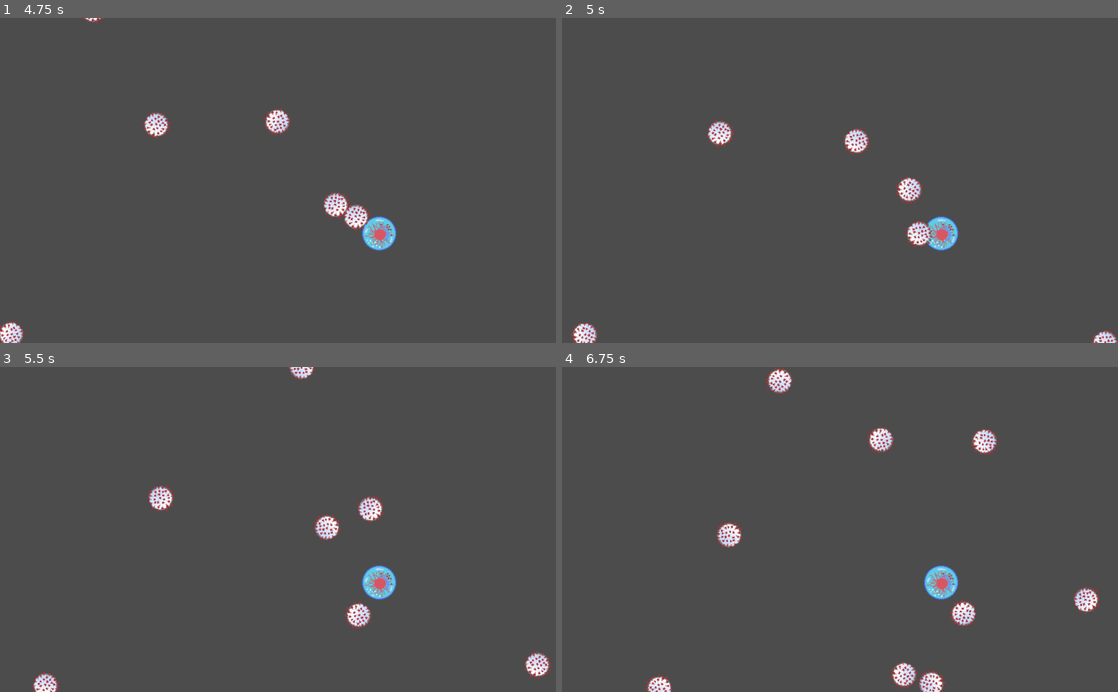
Above: before the commit, frames 1-4 (two rows, left to right).
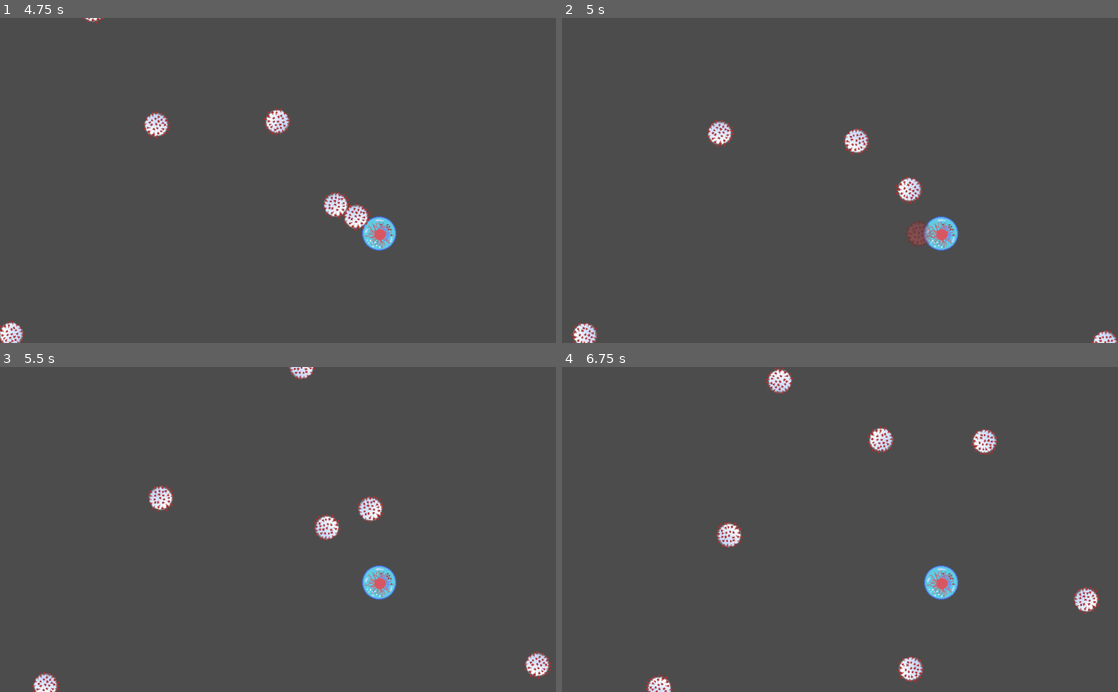
Above: after the commit, the same moments.

Repository: aMoniker/Carnivorous
Game: Godot game, scene res://Game.tscn
The game is run twice, just before and just after one commit, with the same random seed, the same clock (stepped at 60 frames per second) and the same inputs. Sound files missing from this copy of the repository are replaced by a short silence.
Inputs (mouse positions are in pixels of both pictures, inside the frame that each line leads up to):
- Up to frame 1 (4.75 s): move the mouse to (400, 164) at 0.52 s; click (400, 164) at 0.67 s; move the mouse to (166, 196) at 1.27 s; click (166, 196) at 1.42 s; move the mouse to (333, 109) at 2.02 s; click (333, 109) at 2.17 s; move the mouse to (250, 245) at 2.77 s; click (250, 245) at 2.92 s; move the mouse to (444, 229) at 3.52 s; click (444, 229) at 3.67 s; move the mouse to (111, 131) at 4.27 s; click (111, 131) at 4.42 s
- Up to frame 2 (5 s): no input
- Up to frame 3 (5.5 s): move the mouse to (305, 529) at 5.02 s; click (305, 529) at 5.17 s
- Up to frame 4 (6.75 s): move the mouse to (756, 448) at 5.77 s; click (756, 448) at 5.92 s; move the mouse to (962, 513) at 6.52 s; click (962, 513) at 6.67 s

Frame 1 is identical in both runs. In frame 2, 0.3% of the frame differs, in the area x 61-67%, y 62-71%; in frame 3, 0.3%; in frame 4, 0.9%, in the area x 59-75%, y 71-100%.

Commit message:
Add player hit detection, sound & visual effect

Diff:
--- a/Enemy.gd
+++ b/Enemy.gd
@@ -31,15 +31,16 @@
 	if node.is_in_group('bullets'):
 		die()
 
-func die():
+func die(play_sound = true):
 	self.collision_mask = 0
 	self.collision_layer = 0
 	$Tween.interpolate_property($Sprite, "modulate",
 	  Color(1, 1, 1, 1), Color(1, 0, 0, 0), 0.33,
 	  Tween.TRANS_LINEAR, Tween.EASE_OUT)
 	$Tween.start()
-	var death_sound = death_sounds[randi() % death_sounds.size()]
-	play_sound(death_sound)
+	if (play_sound):
+		var death_sound = death_sounds[randi() % death_sounds.size()]
+		play_sound(death_sound)
 	dead = true
 
 func play_sound(sound: Resource):
--- a/Enemy.tscn
+++ b/Enemy.tscn
@@ -6,7 +6,9 @@
 [sub_resource type="CircleShape2D" id=1]
 radius = 21.4266
 
-[node name="Enemy" type="RigidBody2D"]
+[node name="Enemy" type="RigidBody2D" groups=[
+"enemies",
+]]
 mass = 0.5
 gravity_scale = 0.0
 contacts_reported = 3
--- a/Player.gd
+++ b/Player.gd
@@ -1,4 +1,6 @@
-extends Node2D
+extends Area2D
+
+export var health = 100
 
 var max_speed = 5
 var bullet_spawn_dist = 50
@@ -9,8 +11,11 @@
 var shoot3 = preload("res://assets/audio/shoot-3.wav")
 var shoot4 = preload("res://assets/audio/shoot-4.wav")
 var shoot5 = preload("res://assets/audio/shoot-5.wav")
+var normal_shots = [shoot1, shoot2, shoot3, shoot4]
 
-var normal_shots = [shoot1, shoot2, shoot3, shoot4]
+var ouch1 = preload("res://assets/audio/ouch-1.wav")
+var ouch2 = preload("res://assets/audio/ouch-2.wav")
+var ouch_sounds = [ouch1, ouch2]
 
 # Called when the node enters the scene tree for the first time.
 func _ready():
@@ -35,15 +40,30 @@
 func _on_BulletTimer_timeout():
 	$BulletTimer.stop()
 
+func _on_Player_body_entered(node: Node):
+	if node.is_in_group('enemies'):
+		player_hit()
+		node.die(false)
+
+
 func shoot(spawn: Vector2, dir: Vector2):
 	var b = bullet.instance()
 	b.init(self.position + spawn, dir)
 	var root = get_tree().get_root()
 	root.add_child(b)
 	$BulletTimer.start()
-	var shoot_sound = normal_shots[randi() % normal_shots.size()]
-	play_sound(shoot_sound)
+	$ShootSound.stream = normal_shots[randi() % normal_shots.size()]
+	$ShootSound.play()
 
-func play_sound(sound: Resource):
-	$Sound.stream = sound
-	$Sound.play()
+func player_hit():
+	$HitSound.stream = ouch2
+	$HitSound.play()
+	$Tween.interpolate_property($Sprite, "modulate",
+		Color(1, 1, 1, 1), Color(1, 0, 0, 1), 0.1,
+		Tween.TRANS_LINEAR, Tween.TRANS_LINEAR)
+	$Tween.start()
+	yield($Tween, "tween_completed")
+	$Tween.interpolate_property($Sprite, "modulate",
+		Color(1, 0, 0, 1), Color(1, 1, 1, 1), 0.1,
+		Tween.TRANS_LINEAR, Tween.TRANS_LINEAR)
+	$Tween.start()
--- a/Player.tscn
+++ b/Player.tscn
@@ -1,11 +1,16 @@
-[gd_scene load_steps=5 format=2]
+[gd_scene load_steps=6 format=2]
 
 [ext_resource path="res://Controller.gd" type="Script" id=1]
 [ext_resource path="res://Player.gd" type="Script" id=2]
 [ext_resource path="res://assets/images/player.png" type="Texture" id=3]
 [ext_resource path="res://assets/audio/shoot-1.wav" type="AudioStream" id=4]
 
-[node name="Player" type="Node2D"]
+[sub_resource type="CircleShape2D" id=1]
+radius = 29.8099
+
+[node name="Player" type="Area2D" groups=[
+"players",
+]]
 script = ExtResource( 2 )
 
 [node name="Sprite" type="Sprite" parent="."]
@@ -17,9 +22,20 @@
 [node name="BulletTimer" type="Timer" parent="."]
 wait_time = 0.5
 
-[node name="Sound" type="AudioStreamPlayer" parent="."]
+[node name="ShootSound" type="AudioStreamPlayer" parent="."]
 stream = ExtResource( 4 )
 volume_db = -10.0
+
+[node name="HitSound" type="AudioStreamPlayer" parent="."]
+stream = ExtResource( 4 )
+volume_db = -10.0
+
+[node name="CollisionShape2D" type="CollisionShape2D" parent="."]
+shape = SubResource( 1 )
+
+[node name="Tween" type="Tween" parent="."]
+[connection signal="area_entered" from="." to="." method="_on_Player_area_entered"]
+[connection signal="body_entered" from="." to="." method="_on_Player_body_entered"]
 [connection signal="joy_move" from="Controller" to="." method="_on_Controller_joy_move"]
 [connection signal="joy_shoot" from="Controller" to="." method="_on_Controller_joy_shoot"]
 [connection signal="timeout" from="BulletTimer" to="." method="_on_BulletTimer_timeout"]
Not shown, changed: .gitignore
